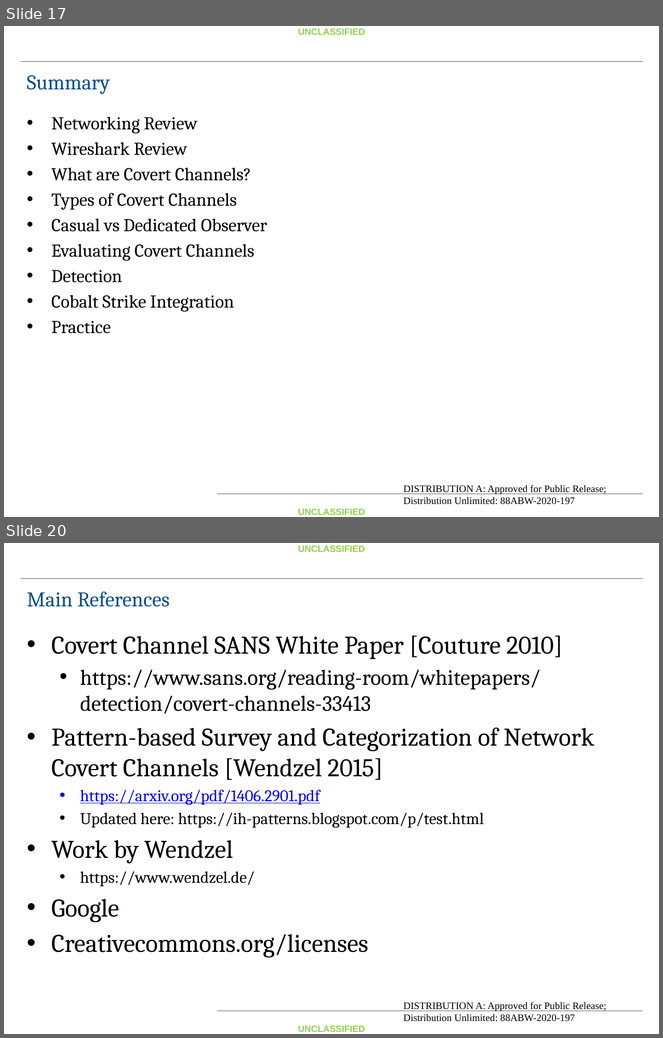
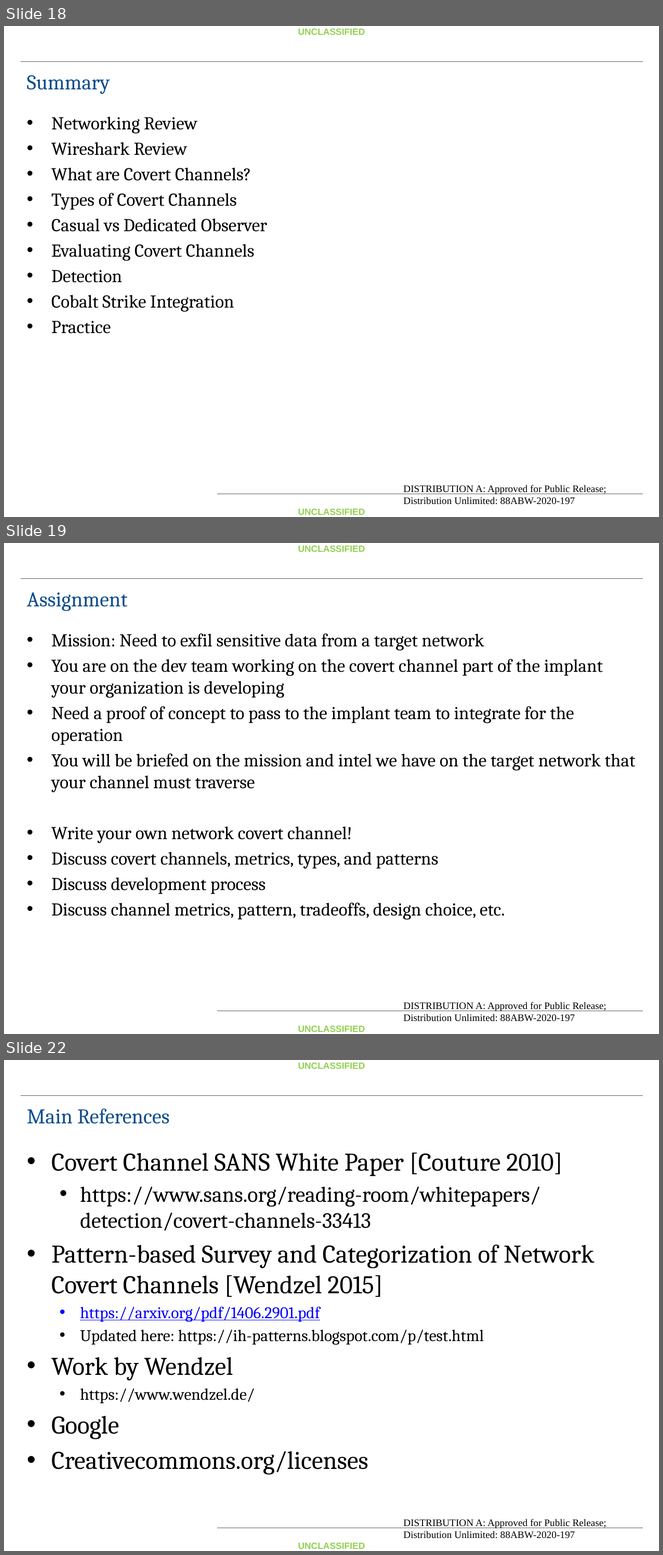
Before and after one commit to fitzgeralddaniel/CovertChannelClass, a slide deck: Handout/Covert Channel Lecture Day 2.pptx. Shown one above the other, each under a label of ours: slides 17 and 20 before the commit, slides 18, 19 and 22 after it; the slides between them are not shown. The pictures are 663x1038 and 663x1555 pixels, drawn with LibreOffice and Linux fonts; fonts in the diff are those of the drawing; background and template pictures are left out. Boxes give left, top, right and bottom in pixels: in the first picture for what was removed or moved away, otherwise in the second. Text is boxed around its words. In the diff, an @@ line names an element or a change of style, - is before the commit and + after.

```diff
--- a/Handout/Covert Channel Lecture Day 2.pptx
+++ b/Handout/Covert Channel Lecture Day 2.pptx
@@ slide 19 added at [4, 543, 659, 1034], background #FFFFFF; not listed: 5 template elements that a slide beside it also shows @@
@@ text added at [27, 592, 128, 611], 23 pt, text #0D4D8C @@
+Assignment
@@ text added at [51, 633, 636, 920], 20 pt, text #000000 @@
+• Mission: Need to exfil sensitive data from a target network
+• You are on the dev team working on the covert channel part of the implant your organization is developing
+• Need a proof of concept to pass to the implant team to integrate for the operation
+• You will be briefed on the mission and intel we have on the target network that your channel must traverse
+• Write your own network covert channel!
+• Discuss covert channels, metrics, types, and patterns
+• Discuss development process
+• Discuss channel metrics, pattern, tradeoffs, design choice, etc.
@@ what was slide 17 is now slide 18 @@
@@ what was slide 20 is now slide 22 @@
```
Also in this commit, not shown: 5 slides changed, 1 other slide added, 4 other files.
